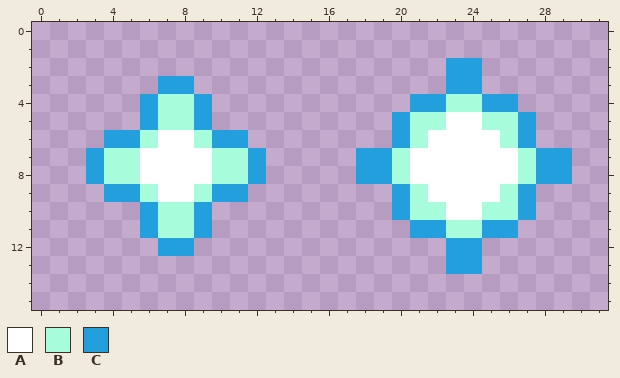
File history of a pixel-art sprite, Duality/Assets/Resources/Sprites/EnergyPickup/idle.png. Above is the file before it was changed.
The file is 32x16 pixels.
Palette (. is transparent): A #ffffff  B #a6fcdb  C #249fde
Pixels before, first column x 3:
 2 ....................CC.....
 3 ....CC..............CC.....
 4 ...CBBC...........CCBBCC...
 5 ...CBBC..........CBBAABBC..
 6 .CCBAABCC........CBAAAABC..
 7 CBBAAAABBC.....CCBAAAAAABCC
 8 CBBAAAABBC.....CCBAAAAAABCC
 9 .CCBAABCC........CBAAAABC..
10 ...CBBC..........CBBAABBC..
11 ...CBBC...........CCBBCC...
12 ....CC..............CC.....
13 ....................CC.....
New version:
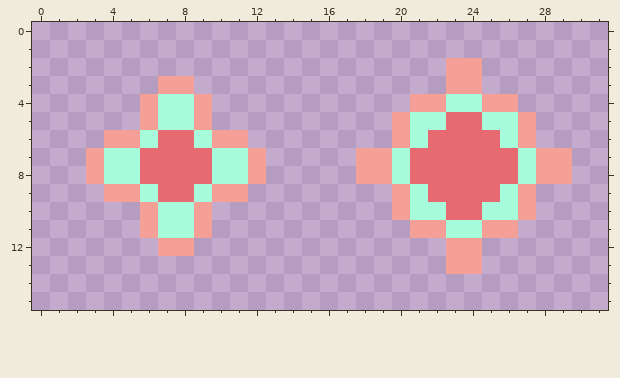
Change:
Colour A changes from #ffffff to #e86a73.
Colour C changes from #249fde to #f5a097.
Where, in picture pixels (left, top, right, bottom), the same in both pictures:
changed: (356, 58, 572, 274)
changed: (86, 76, 266, 256)
